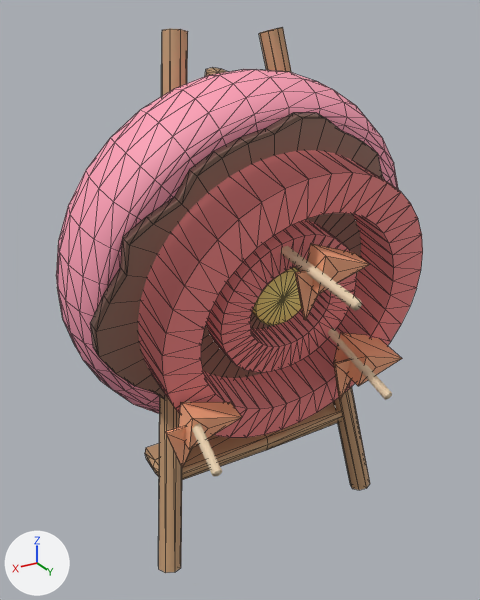
A saved change to the glTF model assets/meshes/ArrowAmbushHayTarget.glb.
One viewpoint serves both versions: a 50 mm camera at (3.55, 5.91, 5.55) aimed at (0.0, -0.01, 2.59). The lights are fixed; the arrows at lower left show +X, +Y and +Z. The picture after the commit comes second. Mesh edges are drawn as thin lines on the coarser meshes. Vertices at exactly the same position are counted once.

The first picture shows 'Bull', 'Face', 'Fletching', 'Rings', 'Shafts', 'Straw', 'Wood'.
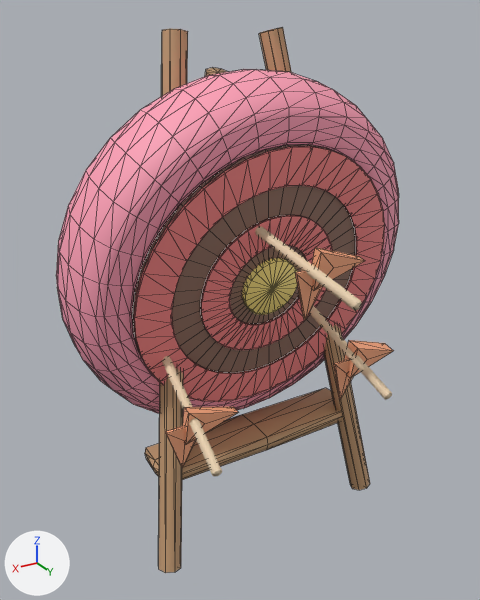
Patch to the scene script:
```diff
--- a/assets/meshes/ArrowAmbushHayTarget.glb.py
+++ b/assets/meshes/ArrowAmbushHayTarget.glb.py
@@ me_face @@
 # used by ob_face; location = (0.0, 0.0, 0.0)
-me_face.from_pydata(...)  # 82 vertices, 160 faces; spans x -1.7..1.9, y 0.17..1.05, z 1.29..4.75
+me_face.from_pydata(...)  # 82 vertices, 160 faces; spans x -1.5..1.5, y 0.22..0.89, z 1.51..4.45
+# me_face part 1: 81 of 82 vertices moved; they spanned x -1.7..1.9, y 0.17..1.05, z 1.29..4.75 and now span x -1.5..1.5, y 0.22..0.89, z 1.51..4.45; mean shift (-0.02, -0.05, 0.01); largest move (1.9, 0.67, 2.96) -> (1.5, 0.58, 2.98)
 me_face.materials.append(mat_face)
@@ me_rings @@
 # used by ob_rings; location = (0.0, 0.0, 0.0)
-me_rings.from_pydata(...)  # 320 vertices, 640 faces; spans x -1.5..1.5, y -0.32..1.5, z 1.38..4.57
+me_rings.from_pydata(...)  # 320 vertices, 640 faces; spans x -1.5..1.5, y 0.27..0.92, z 1.5..4.44
+# me_rings part 2: the whole mesh is multiplied about its middle by the matrix ((1.0, 0.0, 0.0), (0.0, 0.07, 0.198), (0.0, 0.2, 0.958))
 me_rings.materials.append(mat_rings)
@@ me_bull @@
 # used by ob_bull; location = (0.0, 0.0, 0.0)
-me_bull.from_pydata(...)  # 50 vertices, 96 faces; spans x -0.32..0.32, y 0.286..0.908, z 2.608..3.339
+me_bull.from_pydata(...)  # 50 vertices, 96 faces; spans x -0.32..0.32, y 0.432..0.712, z 2.65..3.307
+# me_bull part 3: the whole mesh is multiplied about its middle by the matrix ((1.0, 0.0, 0.0), (0.0, 0.331, 0.142), (0.0, 0.144, 0.969)), then moved by (0.0, -0.024, 0.005)
 me_bull.materials.append(mat_bull)
@@ me_fletching @@
 # used by ob_fletching; location = (0.0, 0.0, 0.0)
 # before: 8 (1.12, 1.08, 2.08), 9 (1.31, 1.03, 1.88), 10 (1.31, 1.12, 2.27) at pixel (180, 402), 11 (1.12, 1.3, 2.03) at pixel (208, 428), 12 (1.31, 1.34, 2.23) at pixel (192, 418)
 # before: 13 (1.31, 1.26, 1.83) at pixel (189, 449), 14 (0.76, 1.08, 2.08) at pixel (230, 401), 15 (0.76, 1.3, 2.03) at pixel (242, 417)
 # before: 24 (-0.77, 1.02, 2.29), 25 (-0.59, 0.98, 2.09) at pixel (333, 362), 26 (-0.59, 1.06, 2.49) at pixel (340, 332), 27 (-0.77, 1.44, 2.2) at pixel (376, 367), 28 (-0.59, 1.48, 2.4) at pixel (366, 356)
 # before: 29 (-0.59, 1.4, 2.0) at pixel (358, 386), 30 (-1.14, 1.02, 2.29), 31 (-1.14, 1.44, 2.2) at pixel (402, 358)
 # before: 40 (-0.06, 1.38, 3.5), 41 (0.13, 1.34, 3.3), 42 (0.13, 1.42, 3.69) at pixel (310, 243), 43 (-0.06, 1.6, 3.45) at pixel (338, 271), 44 (0.13, 1.64, 3.64) at pixel (325, 255)
 # before: 45 (0.13, 1.56, 3.25) at pixel (317, 294), 46 (-0.42, 1.38, 3.5) at pixel (354, 252), 47 (-0.42, 1.6, 3.45) at pixel (369, 264)
-me_fletching.from_pydata(...)  # 48 vertices, 72 faces; spans x -1.14..1.51, y 0.98..1.64, z 1.51..3.69
+me_fletching.from_pydata(...)  # 48 vertices, 72 faces; spans x -1.14..1.51, y 1.06..1.58, z 1.51..3.68
+# me_fletching part 4
+for i in [11, 12, 13, 15]: me_fletching.vertices[i].co += Vector((0.0, -0.07, 0.01))
+for i in [8, 9, 10, 14]: me_fletching.vertices[i].co += Vector((0.0, 0.07, -0.01))
+# me_fletching part 5
+for i in [27, 28, 29, 31]: me_fletching.vertices[i].co += Vector((0.0, -0.14, 0.03))
+for i in [24, 25, 26, 30]: me_fletching.vertices[i].co += Vector((0.0, 0.14, -0.03))
+# me_fletching part 6
+for i in [43, 44, 45, 47]: me_fletching.vertices[i].co += Vector((0.0, -0.07, 0.01))
+for i in [40, 41, 42, 46]: me_fletching.vertices[i].co += Vector((0.0, 0.07, -0.01))
 me_fletching.materials.append(mat_fletching)
```

Boxes [x1, y1, x2, y2] around the edits, measured in the pictures (480 x 600 px; the box of a moved part takes in the faces that stretch with it):
'Rings', reshaped: before [138, 150, 423, 438]; after [134, 146, 385, 402]
'Face', reshaped (24% narrower, 20% shorter): before [90, 113, 385, 400]; after [132, 144, 355, 373]
'Fletching', reshaped: before [165, 244, 402, 468]; after [165, 247, 393, 468]
'Bull', reshaped: before [252, 267, 301, 325]; after [242, 258, 297, 315]
part 4 of me_fletching, moved or reshaped: before [179, 402, 242, 450]; after [183, 407, 238, 444]
part 5 of me_fletching, moved or reshaped: before [334, 333, 402, 386]; after [344, 340, 393, 378]
part 6 of me_fletching, moved or reshaped: before [307, 244, 370, 294]; after [312, 247, 365, 291]
